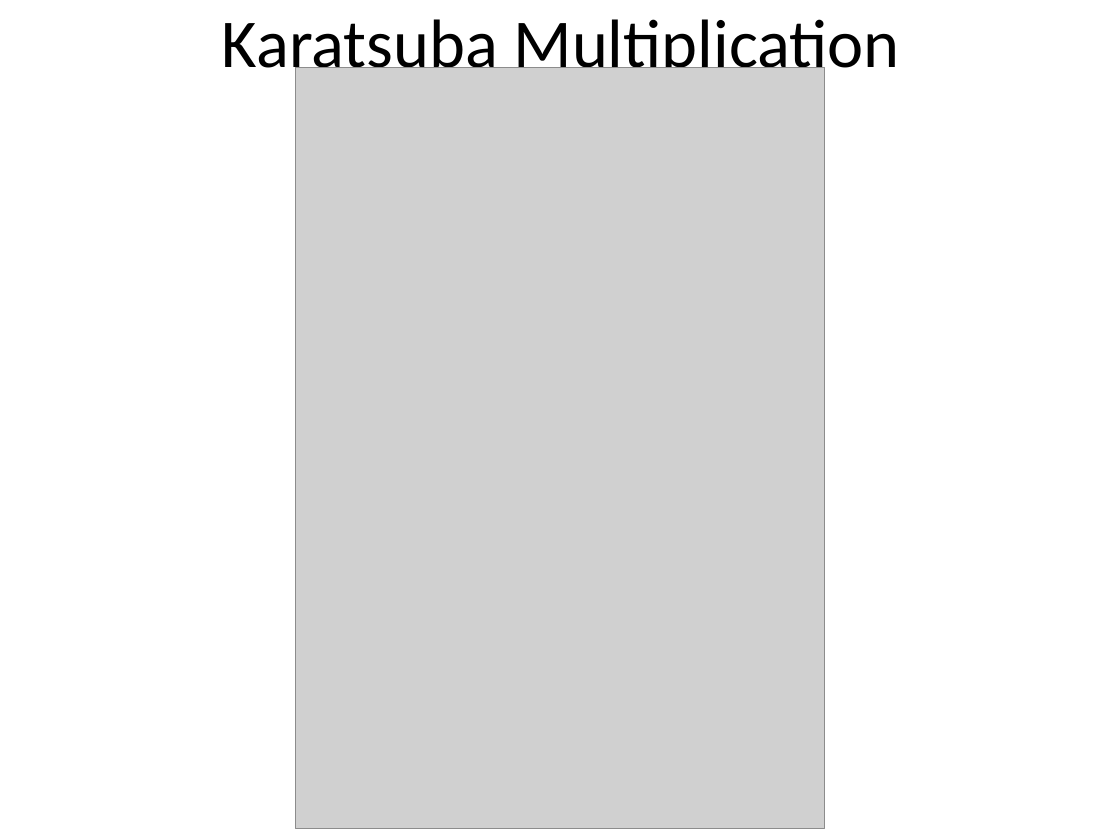
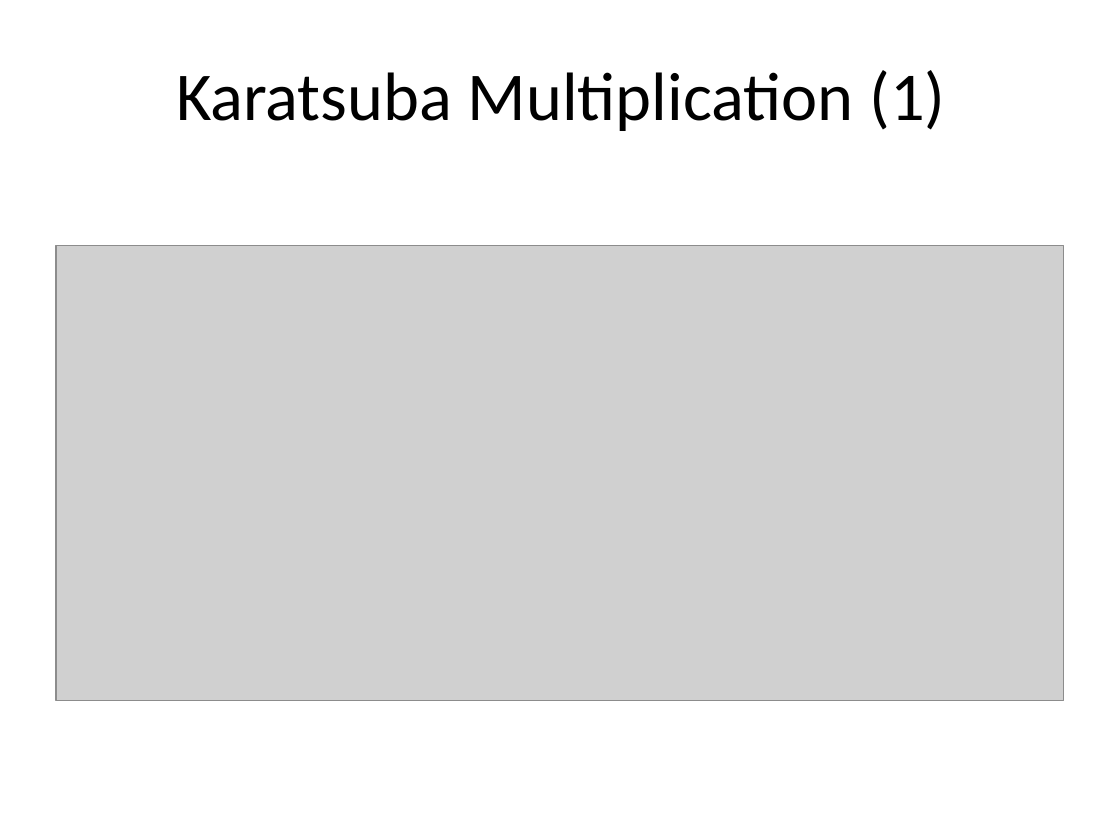
Before and after one commit to sahandKashani/CUDA-multiprecision-arithmetic-code-generator, a slide deck: slide 3 of report/operation_implementation_presentation.pptx. Drawn at 1120x840 pixels with LibreOffice and Linux fonts; fonts in the diff are those of the drawing; grey boxes stand for pictures. Boxes give left, top, right and bottom in pixels: in the first picture for what was removed or moved away, otherwise in the second. Text is boxed around its words. In the diff, an @@ line names an element or a change of style, - is before the commit and + after.

```diff
--- a/report/operation_implementation_presentation.pptx
+++ b/report/operation_implementation_presentation.pptx
@@ title at bbox=[176, 70, 945, 131]: text changed @@
-Karatsuba Multiplication
+Karatsuba Multiplication (1)
@@ picture removed at bbox=[296, 67, 824, 829] @@
@@ picture added at bbox=[56, 245, 1064, 700] @@
```
Also in this commit, not shown: 1 slide added, 7 other files.
